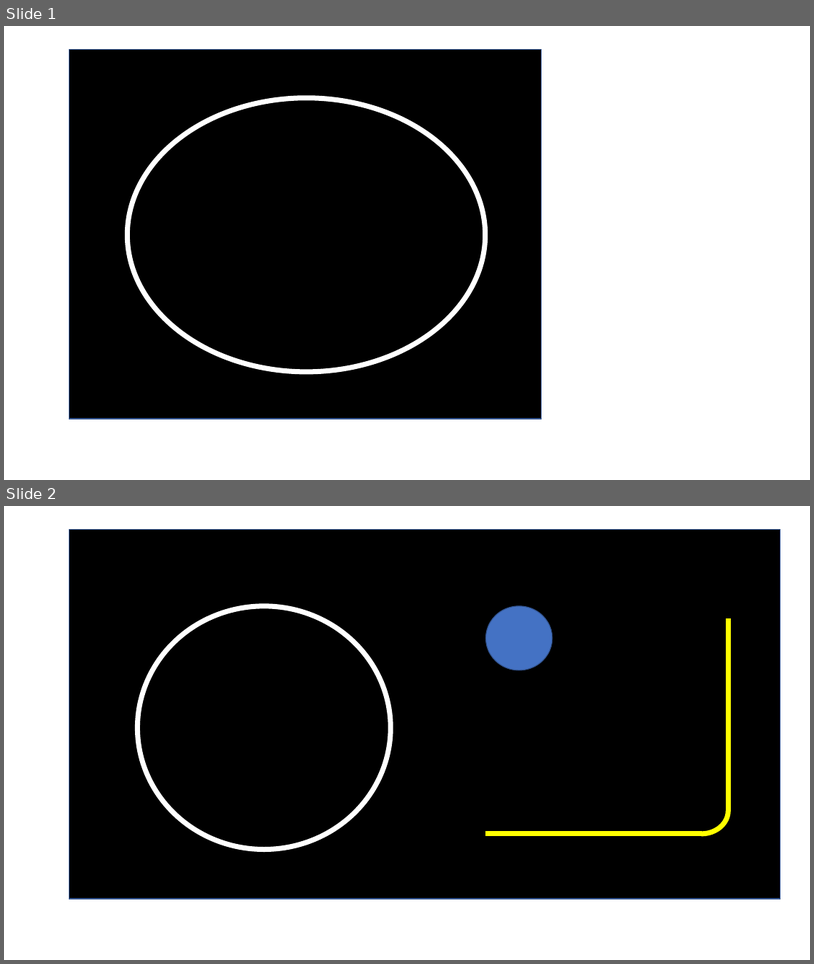
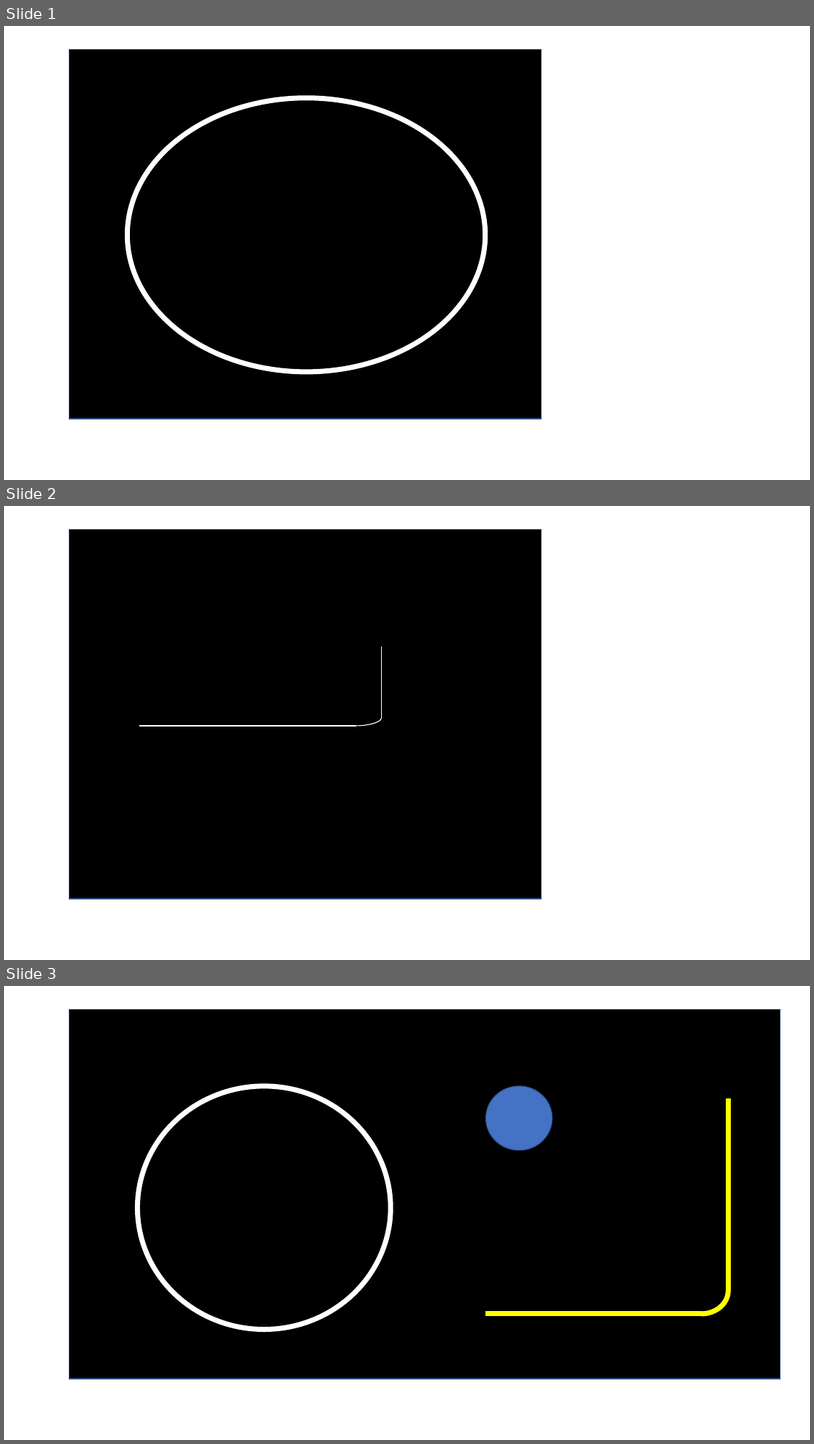
Before and after one commit to manelpuig/rUBot_mecanum_ws, a slide deck: Documentation/files/Models_Textures/textures/road1.pptx. Shown one above the other, each under a label of ours: slides 1 and 2 before the commit, slides 1, 2 and 3 after it. The pictures are 814x964 and 814x1444 pixels, drawn with LibreOffice and Linux fonts; fonts in the diff are those of the drawing. Boxes give left, top, right and bottom in pixels: in the first picture for what was removed or moved away, otherwise in the second. Text is boxed around its words. In the diff, an @@ line names an element or a change of style, - is before the commit and + after.

```diff
--- a/Documentation/files/Models_Textures/textures/road1.pptx
+++ b/Documentation/files/Models_Textures/textures/road1.pptx
@@ slide 2 added at [4, 506, 810, 960], background #FFFFFF @@
@@ rectangle added at [70, 530, 542, 898], fill #000000, outline #325491 1 pt @@
@@ line added from (382, 647) to (382, 718), #FFFFFF 1 pt @@
@@ arc (boxed as its full ellipse) added at [328, 708, 381, 726], outline #FFFFFF 1 pt @@
@@ line added from (139, 726) to (356, 726), #FFFFFF 1 pt @@
@@ what was slide 2 is now slide 3 @@
```
Also in this commit, not shown: 8 other files.
